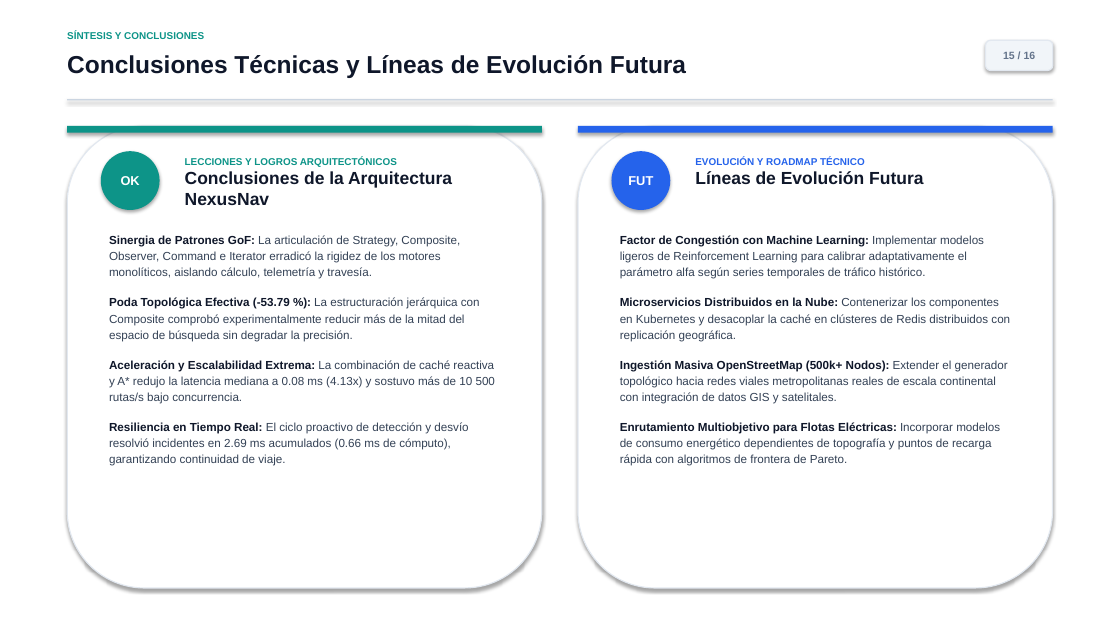
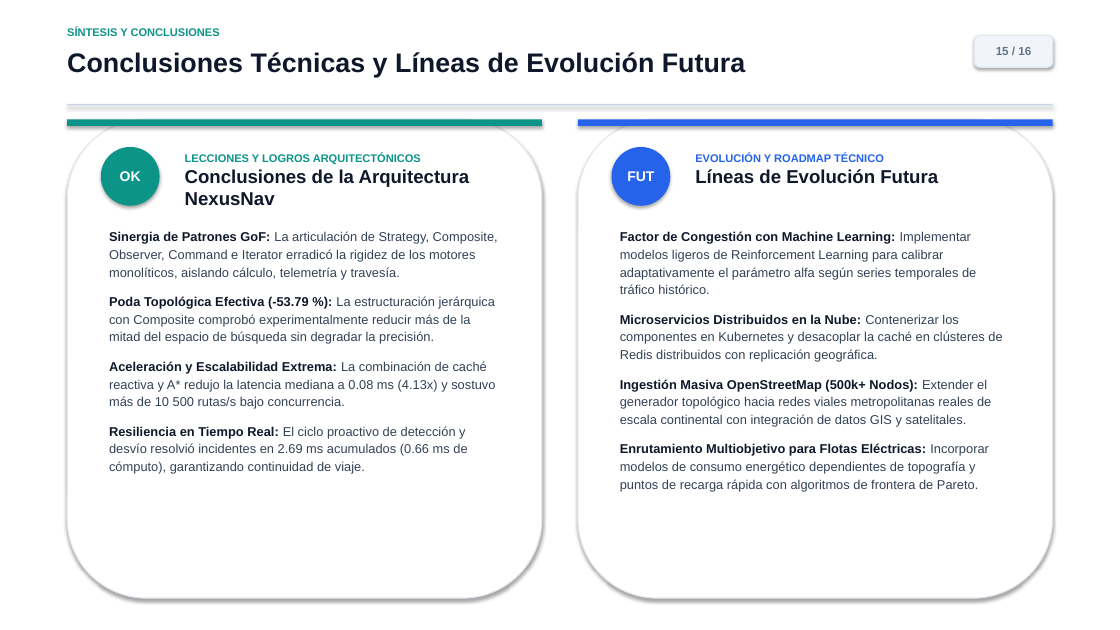
Before and after one commit to Alboguaci/nexusnav-routing-architecture, a slide deck: slide 15 of NexusNav_Presentacion_Arquitectura.pptx. Drawn at 1120x630 pixels with LibreOffice and Linux fonts; fonts in the diff are those of the drawing. Boxes give left, top, right and bottom in pixels: in the first picture for what was removed or moved away, otherwise in the second. Text is boxed around its words. In the diff, an @@ line names an element or a change of style, - is before the commit and + after.

```diff
--- a/NexusNav_Presentacion_Arquitectura.pptx
+++ b/NexusNav_Presentacion_Arquitectura.pptx
@@ text "SÍNTESIS Y CONCLUSIONES" at (67, 27, 220, 36): size 8.5 to 9.5 pt @@
@@ text "Conclusiones Técnicas y Líneas de ..." at (67, 52, 745, 77): size 21 to 23 pt @@
@@ rounded rectangle "15 / 16": place and size @@
-rounded rectangle "15 / 16" at (986, 40, 1053, 71)
+rounded rectangle "15 / 16" at (975, 35, 1053, 67)
@@ rounded rectangle "15 / 16" at (975, 35, 1053, 67): size 9 to 10 pt @@
@@ rounded rectangle: place and size @@
-rounded rectangle at (67, 126, 542, 588)
+rounded rectangle at (67, 119, 542, 598)
@@ rectangle: place and size @@
-rectangle at (67, 99, 1053, 101)
+rectangle at (67, 104, 1053, 106)
@@ 2 ellipses, 2 rectangles: place and size @@
-2 ellipses, 2 rectangles at (67, 126, 1053, 210)
+2 ellipses, 2 rectangles at (67, 119, 1053, 206)
@@ rounded rectangle: place and size @@
-rounded rectangle at (578, 126, 1053, 588)
+rounded rectangle at (578, 119, 1053, 598)
@@ ellipse "OK" at (101, 147, 160, 206): size 11 to 12 pt @@
@@ text "LECCIONES Y LOGROS ARQUITECTÓNICOS" at (185, 153, 470, 205): size 8.5 to 9.5 pt in "LECCIONES Y LOGROS ARQUITECTÓNICOS"; size 15 to 16 pt in "Conclusiones de la Arquitectura NexusNav" @@
@@ ellipse "FUT" at (612, 147, 670, 206): size 11 to 12 pt @@
@@ text "EVOLUCIÓN Y ROADMAP TÉCNICO" at (695, 153, 938, 184): size 8.5 to 9.5 pt in "EVOLUCIÓN Y ROADMAP TÉCNICO"; size 15 to 16 pt in "Líneas de Evolución Futura" @@
@@ text "Sinergia de Patrones GoF: La ..." at (109, 231, 498, 474): size 10 to 11 pt; less space between paragraphs @@
@@ text "Factor de Congestión con Machine ..." at (620, 231, 1002, 492): size 10 to 11 pt; less space between paragraphs @@
```
Also in this commit, not shown: 15 other slides changed, 3 other files.
